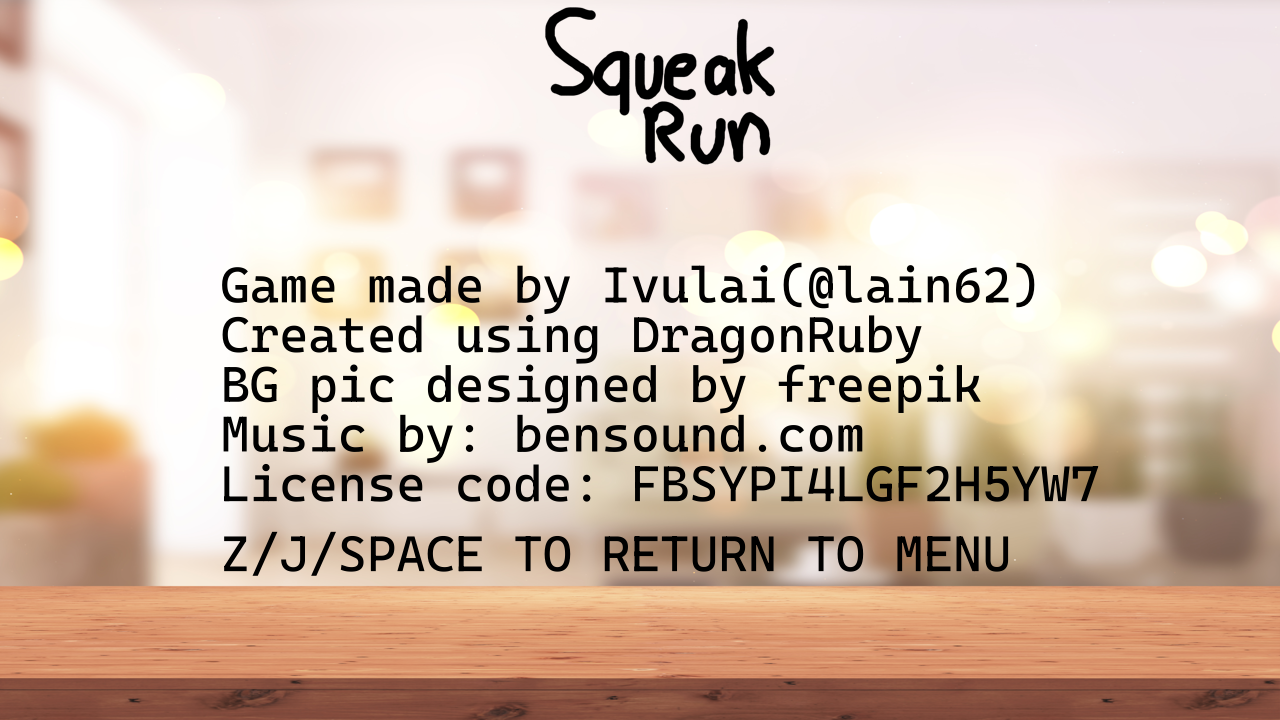
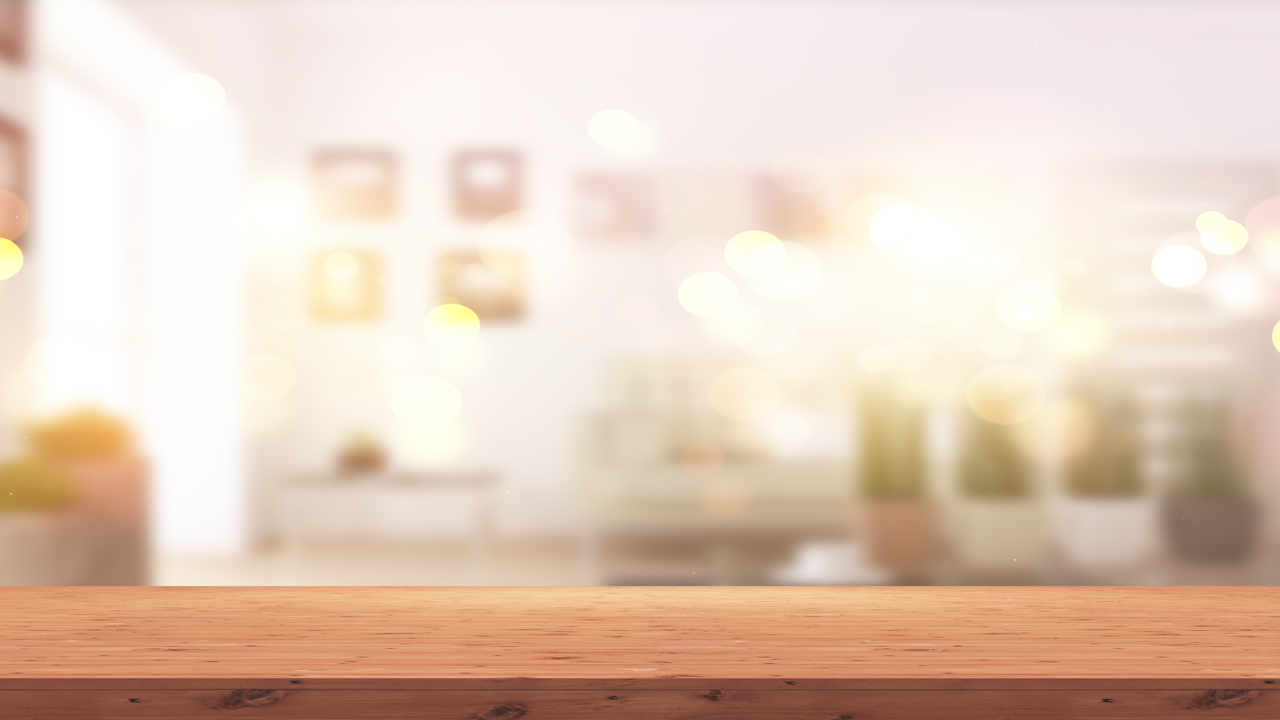
Revision of a layered 1280 × 720 image; what changed, layer by layer:
hid "Paint Layer 2" over [545, 7, 775, 165]
